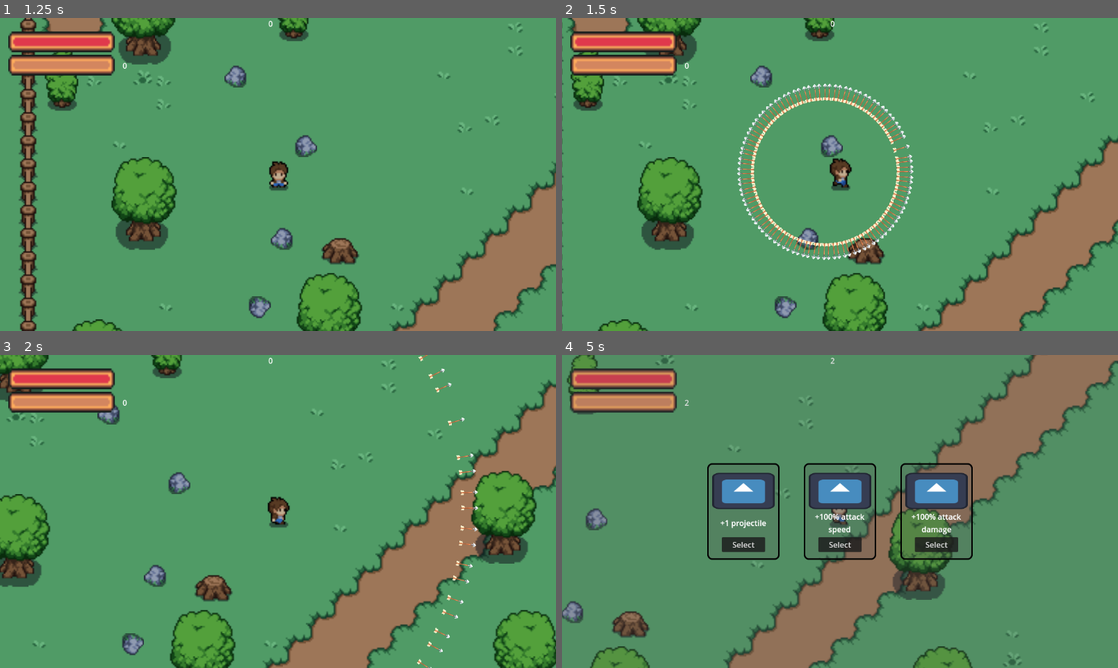
Above: before the commit, frames 1-4 (two rows, left to right).
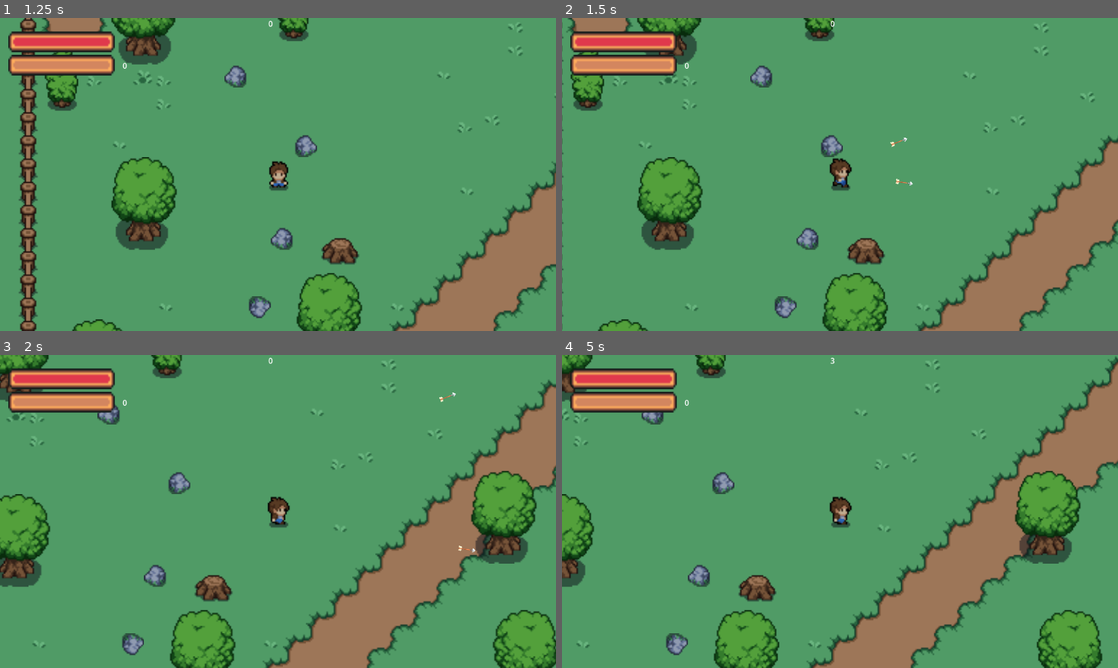
Above: after the commit, the same moments.

Repository: IgorMianowany/Manual-Vampire-Survivors
Game: Godot game, scene res://level_01.tscn
Two runs of this game, one before a commit and one after it. Both use one fixed random seed, a clock stepped at 60 frames per second and the inputs below. The engine's default icon, where the game draws it, is replaced by a stand-in: a white triangle on a blue panel in a dark square.
Inputs (mouse positions are in pixels of both pictures, inside the frame that each line leads up to):
- Up to frame 1 (1.25 s): click "Select" at 0.5 s
- Up to frame 2 (1.5 s): tap Enter at 1.25 s; move the mouse to (962, 158) at 1.27 s; press the mouse at (962, 158) at 1.28 s; hold D (move_right) from 1.28 s (still down)
- Up to frame 3 (2 s): keep holding D (move_right)
- Up to frame 4 (5 s): move the mouse to (728, 527) at 2.02 s; release D (move_right) at 2.03 s; release the mouse at (728, 527) at 2.03 s; hold W (move_down) 2.03-2.78 s; click (728, 527) at 2.1 s; move the mouse to (895, 442) at 2.77 s; press the mouse at (895, 442) at 2.78 s; hold D (move_right) 2.78-3.53 s; move the mouse to (812, 574) at 3.52 s; release the mouse at (812, 574) at 3.53 s; hold S (move_up) 3.53-4.28 s; click (812, 574) at 3.6 s; move the mouse to (1006, 558) at 4.27 s; press the mouse at (1006, 558) at 4.28 s; hold A (move_left) from 4.28 s (still down)

Frame 1 is identical in both runs. In frame 2, 2.2% of the frame differs, in the area x 31-64%, y 20-78%; in frame 3, 0.4%; in frame 4, 48%, in the area x 0-100%, y 0-100%.

Commit message:
tweaking game balance

Diff:
--- a/level_01.tscn
+++ b/level_01.tscn
@@ -953,15 +953,51 @@
 tile_set = SubResource("TileSet_x7ptb")
 
 [node name="EnemySpawn" parent="LayerHolder" node_paths=PackedStringArray("player") instance=ExtResource("27_qf16w")]
-position = Vector2(218, 253)
+position = Vector2(308, 81)
 player = NodePath("../Player")
 
 [node name="EnemySpawn2" parent="LayerHolder" node_paths=PackedStringArray("player") instance=ExtResource("27_qf16w")]
-position = Vector2(332, 347)
+position = Vector2(554, 301)
 player = NodePath("../Player")
 
 [node name="EnemySpawn3" parent="LayerHolder" node_paths=PackedStringArray("player") instance=ExtResource("27_qf16w")]
-position = Vector2(374, 234)
+position = Vector2(991, 442)
+player = NodePath("../Player")
+
+[node name="EnemySpawn9" parent="LayerHolder" node_paths=PackedStringArray("player") instance=ExtResource("27_qf16w")]
+position = Vector2(1011, 244)
+player = NodePath("../Player")
+
+[node name="EnemySpawn10" parent="LayerHolder" node_paths=PackedStringArray("player") instance=ExtResource("27_qf16w")]
+position = Vector2(937, 147)
+player = NodePath("../Player")
+
+[node name="EnemySpawn11" parent="LayerHolder" node_paths=PackedStringArray("player") instance=ExtResource("27_qf16w")]
+position = Vector2(716, 70)
+player = NodePath("../Player")
+
+[node name="EnemySpawn12" parent="LayerHolder" node_paths=PackedStringArray("player") instance=ExtResource("27_qf16w")]
+position = Vector2(444, 46)
+player = NodePath("../Player")
+
+[node name="EnemySpawn4" parent="LayerHolder" node_paths=PackedStringArray("player") instance=ExtResource("27_qf16w")]
+position = Vector2(815, 573)
+player = NodePath("../Player")
+
+[node name="EnemySpawn5" parent="LayerHolder" node_paths=PackedStringArray("player") instance=ExtResource("27_qf16w")]
+position = Vector2(543, 575)
+player = NodePath("../Player")
+
+[node name="EnemySpawn6" parent="LayerHolder" node_paths=PackedStringArray("player") instance=ExtResource("27_qf16w")]
+position = Vector2(372, 567)
+player = NodePath("../Player")
+
+[node name="EnemySpawn7" parent="LayerHolder" node_paths=PackedStringArray("player") instance=ExtResource("27_qf16w")]
+position = Vector2(217, 576)
+player = NodePath("../Player")
+
+[node name="EnemySpawn8" parent="LayerHolder" node_paths=PackedStringArray("player") instance=ExtResource("27_qf16w")]
+position = Vector2(113, 488)
 player = NodePath("../Player")
 
 [node name="UpgradeSelection" parent="LayerHolder" instance=ExtResource("28_6dm4t")]
--- a/player.tscn
+++ b/player.tscn
@@ -347,7 +347,6 @@
 [node name="Weapon" type="Node2D" parent="."]
 script = ExtResource("53_b61je")
 damage = 5.0
-projectiles = 100
 
 [node name="WeaponType" type="Node2D" parent="Weapon"]
 script = ExtResource("55_2hpdj")
--- a/scripts/bow.gd
+++ b/scripts/bow.gd
@@ -2,7 +2,7 @@
 extends WeaponType
 
 @export var attack_speed := 2
-@export var spread := 720 # make spread based on projectile number, maybe something like 30 degrees + int division of projectiles * 10, so 10 degrees for every 5 projectiles for example
+@export var spread := 30 # make spread based on projectile number, maybe something like 30 degrees + int division of projectiles * 10, so 10 degrees for every 5 projectiles for example
 var arrow_scene := preload("res://arrow.tscn")
 var rotation_change := 0
 
--- a/scripts/player_state.gd
+++ b/scripts/player_state.gd
@@ -29,7 +29,7 @@
 	if experience >= experience_threshold:
 		level += 1
 		experience = experience % experience_threshold
-		experience_threshold += 5
+		experience_threshold += 15
 		level_up.emit()
 
 func add_upgrade(upgrade : UPGRADES, upgrade_number : int):
--- a/slime.gd
+++ b/slime.gd
@@ -27,6 +27,8 @@
 
 func _ready() -> void:
 	set_as_top_level(true)
+	max_health += player.get_elapsed_time()
+	health = max_health
 
 func _physics_process(delta: float) -> void:
 	$Control/TextureProgressBar.max_value = max_health
